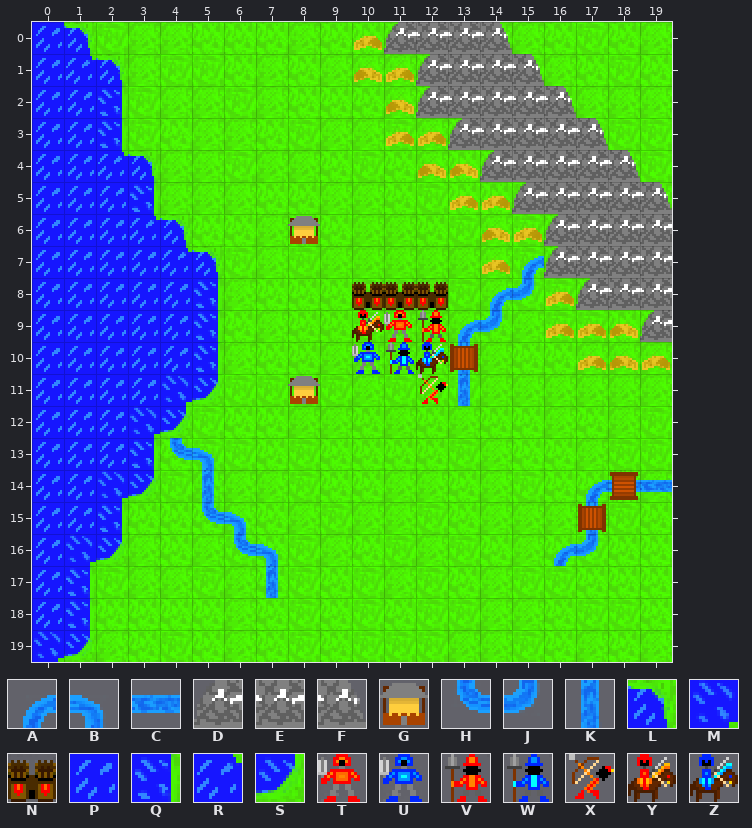
Tiled map: Senior Project/res/maps/map.tmx. Above: the version before the commit.
Cells are 16x16 px. Shown: x 0..19, y 0..19.
Key: from "SpriteSheetz": A 3, B 4, C 5, D 9, E 10, F 11, G 15, H 18, J 19, K 20, L 25, M 26, N 31, P 39, Q 40, R 41, S 55; from "Units": T 1, U 2, V 16, W 17, X 31, Y 46, Z 47.
_ is an empty cell, # one hidden under a higher layer.
Layers that did not change in this view are not listed.
Layer "Obstructions" before, first column x 0:
 0 PL_________DEEF_____
 1 P#L_________DEEF____
 2 PPQ_________DEEEF___
 3 PPQ__________DEEEF__
 4 PP#L__________DEEEF_
 5 PPPQ___________DEEEF
 6 PPP#L___________DEEE
 7 PPPP#L_________ADEEE
 8 PPPPPQ________AJ_DEE
 9 PPPPPQ_______AJ____D
10 PPPPPQ______________
11 PPPP#S_______K______
12 PPP#S_______________
13 PPPQHB______________
14 PP#S_K___________A_C
15 PPQ__HB_____________
16 P#S___HB________AJ__
17 PQ_____K____________
18 PQ__________________
19 #S__________________
Layer "Objects" before, first column x 0:
 0 ____________________
 1 _R__________________
 2 ____________________
 3 ____________________
 4 __R_________________
 5 ____________________
 6 ___R____G___________
 7 ____R_______________
 8 __________NNN_______
 9 __________YTV_______
10 __________UWZ_______
11 ____M___G___X_______
12 ___M________________
13 ____________________
14 __M_________________
15 ____________________
16 _M__________________
17 ____________________
18 ____________________
19 M___________________
Once edited:
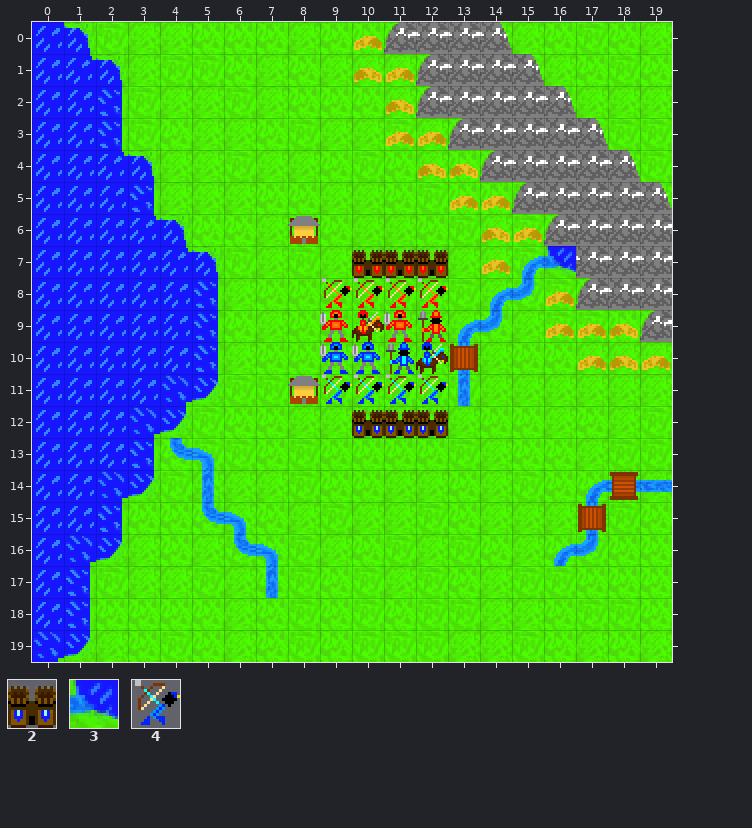
Further tiles: from "SpriteSheetz": 2 32, 3 110; from "Units": 4 32.
Edits made:
Layer "Obstructions":
Tile D becomes tile 3 in row 7 at x 16.
Layer "Objects":
The author put tile 2 in row 12 at x 10 to 12.
Tile X becomes tile 4 in row 11 at x 12.
The author put tile 4 in row 11 at x 9 to 11.
The author put tile N in row 7 at x 10 to 12.
The author put tile T in row 9 at x 9.
The author put tile U in row 10 at x 9.
Tile N becomes tile X in row 8 at x 10 to 12.
The author put tile X in row 8 at x 9.
Changed places in both pictures, as pixel boxes (x1, y1, x2, y2):
changed: (320, 246, 448, 438)
changed: (544, 246, 576, 278)
